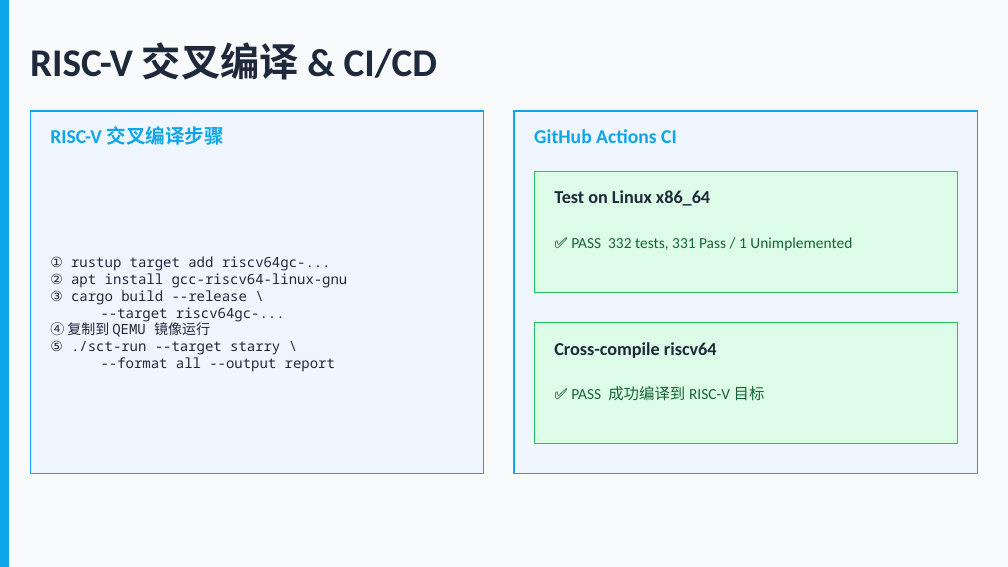
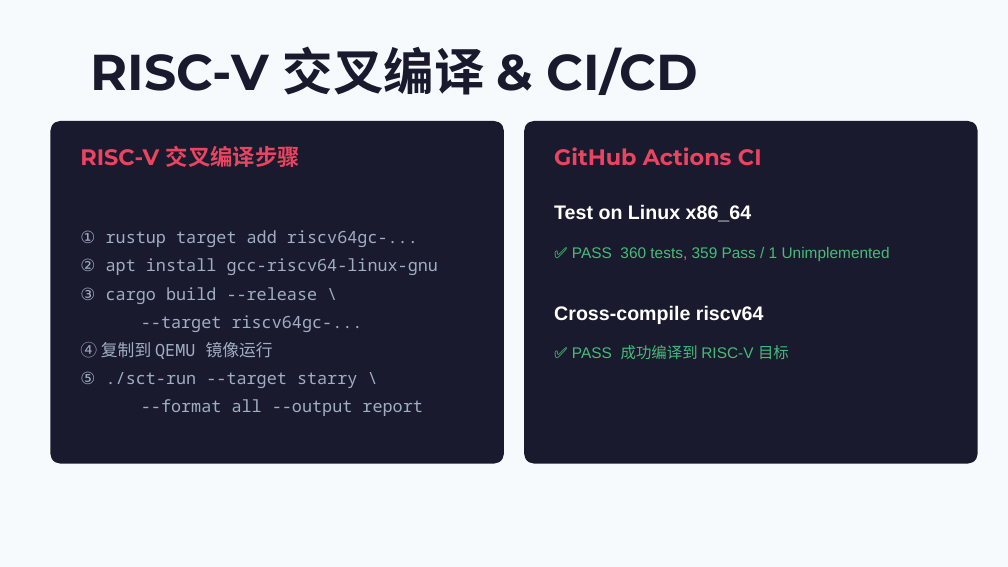
Before and after one commit to irinaparchina-art/syscall-compat-tests, a slide deck: slide 6 of docs/slides.pptx. Drawn at 1008x567 pixels with LibreOffice and Linux fonts; fonts in the diff are those of the drawing. Boxes give left, top, right and bottom in pixels: in the first picture for what was removed or moved away, otherwise in the second. Text is boxed around its words. In the diff, an @@ line names an element or a change of style, - is before the commit and + after.

Commit message:
docs: update slides with 360 tests and new modules

```diff
--- a/docs/slides.pptx
+++ b/docs/slides.pptx
@@ background #F8FAFC to #F7FAFC @@
@@ rectangle removed at bbox=[0, 0, 8, 566] @@
@@ text "RISC-V 交叉编译 & CI/CD": place and size @@
-text "RISC-V 交叉编译 & CI/CD" at bbox=[30, 42, 437, 80]
+text "RISC-V 交叉编译 & CI/CD" at bbox=[91, 46, 698, 95]
@@ text "RISC-V 交叉编译 & CI/CD" at bbox=[91, 46, 698, 95]: size 28 to 36 pt, font Calibri to Montserrat, text colour #1E293B to #1A1A2E @@
@@ rectangle removed at bbox=[30, 111, 484, 474] @@
@@ rectangle removed at bbox=[514, 111, 978, 474] @@
@@ rounded rectangle added at bbox=[50, 121, 504, 464], fill #1A1A2E @@
@@ text "RISC-V 交叉编译步骤" at bbox=[80, 146, 300, 167]: size 14 to 16 pt, font Calibri to Montserrat, text colour #0EA5E9 to #E94560 @@
@@ text "RISC-V 交叉编译步骤": place and size @@
-text "RISC-V 交叉编译步骤" at bbox=[50, 126, 224, 145]
+text "RISC-V 交叉编译步骤" at bbox=[80, 146, 300, 167]
@@ rounded rectangle added at bbox=[524, 121, 978, 464], fill #1A1A2E @@
@@ text "GitHub Actions CI": place and size @@
-text "GitHub Actions CI" at bbox=[534, 129, 677, 143]
+text "GitHub Actions CI" at bbox=[554, 147, 762, 166]
@@ text "GitHub Actions CI" at bbox=[554, 147, 762, 166]: size 14 to 16 pt, font Calibri to Montserrat, text colour #0EA5E9 to #E94560 @@
@@ rectangle removed at bbox=[534, 171, 958, 292] @@
@@ text "① rustup target add riscv64gc-...": place and size @@
-text "① rustup target add riscv64gc-..." at bbox=[50, 256, 348, 372]
+text "① rustup target add riscv64gc-..." at bbox=[80, 230, 439, 416]
@@ text "① rustup target add riscv64gc-..." at bbox=[80, 230, 439, 416]: size 10 to 12 pt, text colour #1E293B to #A0AEC0; line spacing 1 to 1.4 @@
@@ text "Test on Linux x86_64": place and size @@
-text "Test on Linux x86_64" at bbox=[554, 190, 710, 206]
+text "Test on Linux x86_64" at bbox=[554, 204, 751, 222]
@@ text "Test on Linux x86_64" at bbox=[554, 204, 751, 222]: size 13 to 14 pt, font Calibri to Arial, text colour #1E293B to #FFFFFF @@
@@ text at bbox=[572, 247, 890, 261]: text changed; font Calibri to Arial; text colour #166534 to #48BB78 @@
-✅ PASS 332 tests, 331 Pass / 1 Unimplemented
+✅ PASS 360 tests, 359 Pass / 1 Unimplemented
@@ text "Cross-compile riscv64" at bbox=[554, 305, 764, 324]: size 13 to 14 pt, font Calibri to Arial, text colour #1E293B to #FFFFFF @@
@@ text "Cross-compile riscv64": place and size @@
-text "Cross-compile riscv64" at bbox=[554, 342, 717, 358]
+text "Cross-compile riscv64" at bbox=[554, 305, 764, 324]
@@ rectangle removed at bbox=[534, 323, 958, 444] @@
@@ text "✅ PASS 成功编译到 RISC-V 目标": place and size @@
-text "✅ PASS 成功编译到 RISC-V 目标" at bbox=[571, 386, 765, 401]
+text "✅ PASS 成功编译到 RISC-V 目标" at bbox=[572, 345, 789, 359]
@@ text "✅ PASS 成功编译到 RISC-V 目标" at bbox=[572, 345, 789, 359]: font Calibri to Arial, text colour #166534 to #48BB78 @@
```
Also in this commit, not shown: 6 other slides changed, 1 slide added, 1 slide removed.
